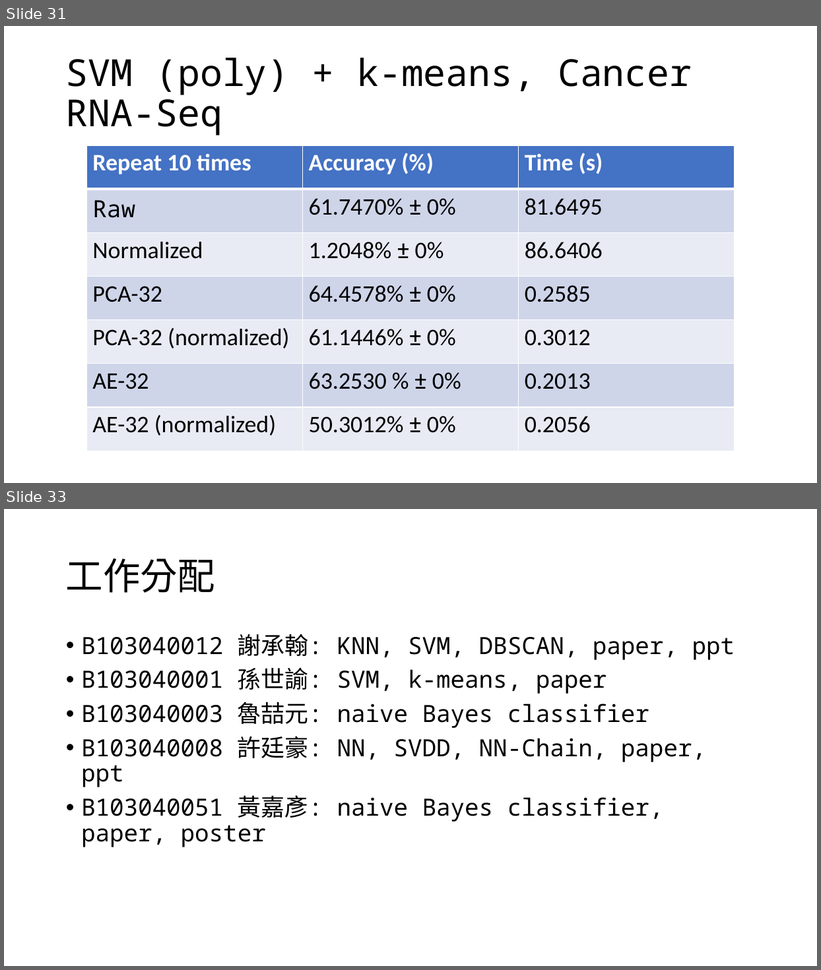
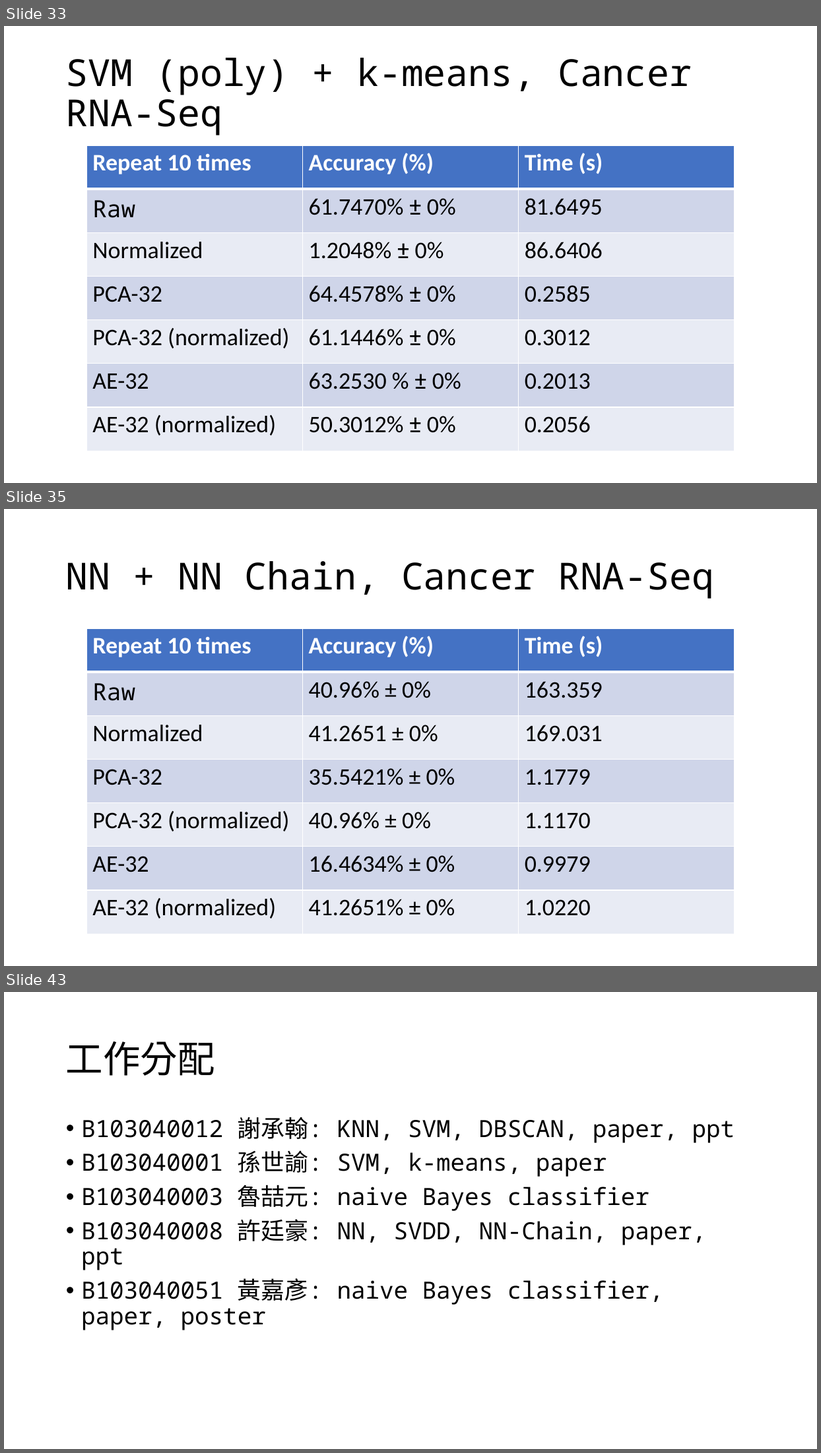
Before and after one commit to OEmiliatanO/CSE_data_mining, a slide deck: final/ppt/第八組.pptx. Shown one above the other, each under a label of ours: slides 31 and 33 before the commit, slides 33, 35 and 43 after it; the slides between them are not shown. The pictures are 821x970 and 821x1453 pixels, drawn with LibreOffice and Linux fonts; fonts in the diff are those of the drawing. Boxes give left, top, right and bottom in pixels: in the first picture for what was removed or moved away, otherwise in the second. Text is boxed around its words. In the diff, an @@ line names an element or a change of style, - is before the commit and + after.

```diff
--- a/final/ppt/第八組.pptx
+++ b/final/ppt/第八組.pptx
@@ slide 35 added at <box>4,509,817,966</box>, background #FFFFFF @@
@@ title added at <box>66,561,714,599</box>, 44 pt, text #000000 @@
+NN + NN Chain, Cancer RNA-Seq
@@ table added at <box>87,628,735,934</box>, 7 rows, 3 columns @@
+Repeat 10 times | Accuracy (%) | Time (s)
+Raw | 40.96% ± 0% | 163.359
+Normalized | 41.2651 ± 0% | 169.031
+PCA-32 | 35.5421% ± 0% | 1.1779
+PCA-32 (normalized) | 40.96% ± 0% | 1.1170
+AE-32 | 16.4634% ± 0% | 0.9979
+AE-32 (normalized) | 41.2651% ± 0% | 1.0220
@@ what was slide 31 is now slide 33 @@
@@ what was slide 33 is now slide 43 @@
```
Also in this commit, not shown: 2 slides changed, 9 other slides added.
